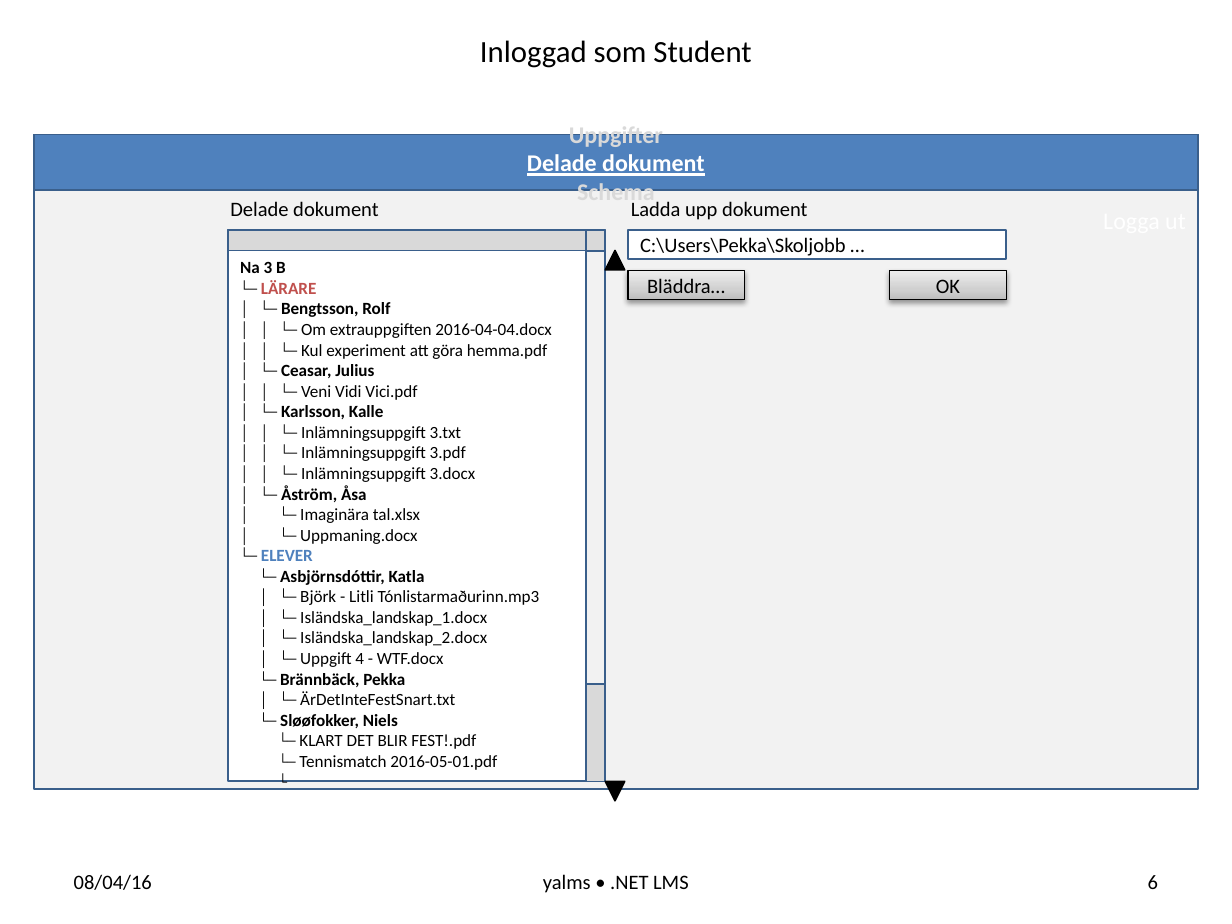
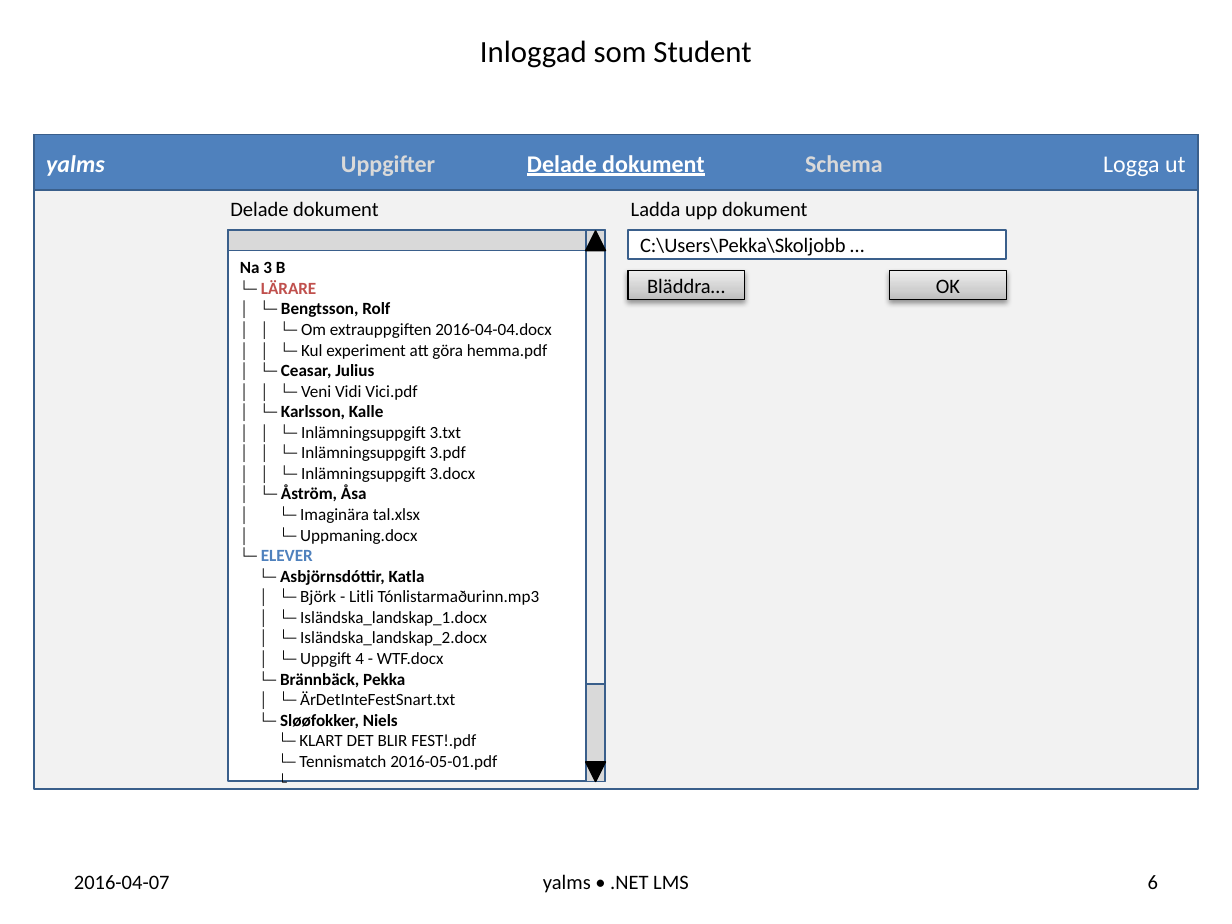
Before and after one commit to sc-elev/yalms, a slide deck: slide 6 of doc/Presentation_yalms.pptx. Drawn at 1232x924 pixels with LibreOffice and Linux fonts; fonts in the diff are those of the drawing. Boxes give left, top, right and bottom in pixels: in the first picture for what was removed or moved away, otherwise in the second. Text is boxed around its words. In the diff, an @@ line names an element or a change of style, - is before the commit and + after.

```diff
--- a/doc/Presentation_yalms.pptx
+++ b/doc/Presentation_yalms.pptx
@@ rectangle "yalms" at <box>34,134,1199,190</box>: columns 1 to 5; outline #3A5F8C 0.99 pt to #3A5F8C 1 pt @@
@@ rectangle "Na 3 B" at <box>228,230,605,781</box>: letter outline none to #808080 2.25 pt in "└─", "└─", "└─", "└─" and 5 more places; outline #3A5F8C 0.99 pt to #3A5F8C 1 pt @@
@@ outline #3A5F8C 0.99 pt to #3A5F8C 1 pt in 4 elements at <box>228,230,605,251</box>, <box>585,251,605,685</box>, <box>34,134,1199,788</box>, <box>586,231,606,782</box> @@
@@ triangle: place and size @@
-triangle at <box>605,250,625,270</box>
+triangle at <box>586,232,606,251</box>
@@ triangle at <box>586,232,606,251</box>: outline #000000 0.99 pt to #000000 1 pt; proportions changed @@
@@ triangle: place and size @@
-triangle at <box>605,781,625,801</box>
+triangle at <box>586,761,606,781</box>
@@ triangle at <box>586,761,606,781</box>: outline #000000 0.99 pt to #000000 1 pt; proportions changed @@
@@ text at <box>74,875,170,889</box>: text changed @@
-08/04/16
+2016-04-07
```
Also in this commit, not shown: 20 other slides changed, 4 slides removed.
